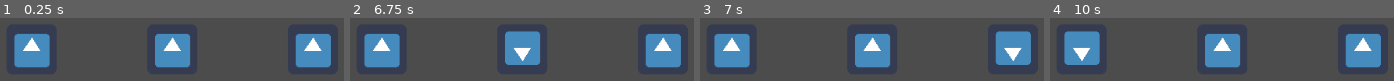
Above: before the commit, frames 1-4 (left to right).
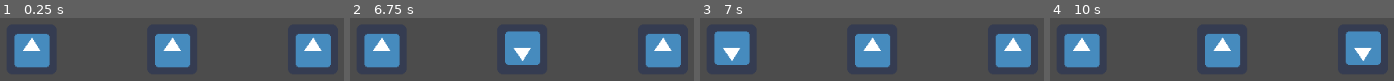
Above: after the commit, the same moments.

Repository: braxton-mclean/GourmetFeud
Game: Godot game, scene res://src/scenes/ColiseumScene.tscn
Two runs of this game, one before a commit and one after it. Both use one fixed random seed, a clock stepped at 60 frames per second and the inputs below. The engine's default icon, where the game draws it, is replaced by a stand-in: a white triangle on a blue panel in a dark square.
Inputs:
- Up to frame 1 (0.25 s): no input
- Up to frame 2 (6.75 s): tap Enter at 0.5, 2, 3.5 s; tap Space at 0.77, 1.25, 1.52, 2.75, 3.02, 3.77, 4.25, 4.52, 6.02 s
- Up to frame 3 (7 s): tap Space at 6.77 s
- Up to frame 4 (10 s): tap Space at 7.52, 9.02, 9.77 s

Frames 1-2 are identical in both runs. In frame 3, 3.5% of the frame differs, in the area x 4-97%, y 20-80%; in frame 4, 3.5%.

Commit message:
Changed Tick Counter requirement to 100 - Changed Queue system to pop from front of readied_units

Diff:
--- a/src/scripts/ColiseumGametickSystem.gd
+++ b/src/scripts/ColiseumGametickSystem.gd
@@ -54,12 +54,22 @@
 		emit_signal("started_action_phase")
 
 		# Dummy logic just to see processing Unit.
-		# This logic should be moved out of GameTick and into Units
-		for unit in self.units_node.readied_units:
-			var unit_stats = unit.get_node("UnitStatComponent")
+		# This logic should be moved out of GameTick
+		# and into the manager for Units
+		for unit in self.units_node.units:
+			print(unit.get_tick_counter())
+
+		while not self.units_node.readied_units.empty():
+			var unit = self.units_node.readied_units.pop_front()
 			print(unit.name + "'s Turn!")
 			unit.take_turn()
 			yield(unit, "completed_turn")
+			pass
+
+#		for unit in self.units_node.readied_units:
+#			print(unit.name + "'s Turn!")
+#			unit.take_turn()
+#			yield(unit, "completed_turn")
 
 		emit_signal("finished_action_phase")
 
--- a/src/scripts/UnitComponent.gd
+++ b/src/scripts/UnitComponent.gd
@@ -22,8 +22,12 @@
 
 func progress_tick_counter(gametick_counter):
 	self.unit_stats.tick_counter += self.unit_stats.stat_speed
-	if self.unit_stats.tick_counter > 100:
+	if self.unit_stats.tick_counter >= 100:
 		emit_signal("unit_ready", self)
+
+
+func get_tick_counter():
+	return unit_stats.tick_counter
 
 
 #func _unit_update_loop():
--- a/src/scripts/UnitsComponent.gd
+++ b/src/scripts/UnitsComponent.gd
@@ -1,7 +1,7 @@
 extends Node2D
 
 onready var units = self.get_children()
-var readied_units = []
+var readied_units = [] # Queue of readied Units
 
 
 # Called when the node enters the scene tree for the first time.
@@ -11,7 +11,18 @@
 
 func ready_unit(unit):
 	self.readied_units.append(unit)
+	self.readied_units.sort_custom(self, "sort_unit_queue")
 
 
 func unready_unit(unit):
-	self.readied_units.erase(unit)
+	#self.readied_units.erase(unit)
+	pass
+
+
+func sort_unit_queue(unit_1, unit_2):
+	var unit_1_tick = unit_1.get_tick_counter()
+	var unit_2_tick = unit_2.get_tick_counter()
+	if unit_2_tick < unit_1_tick:
+		return true
+	else:
+		return false
